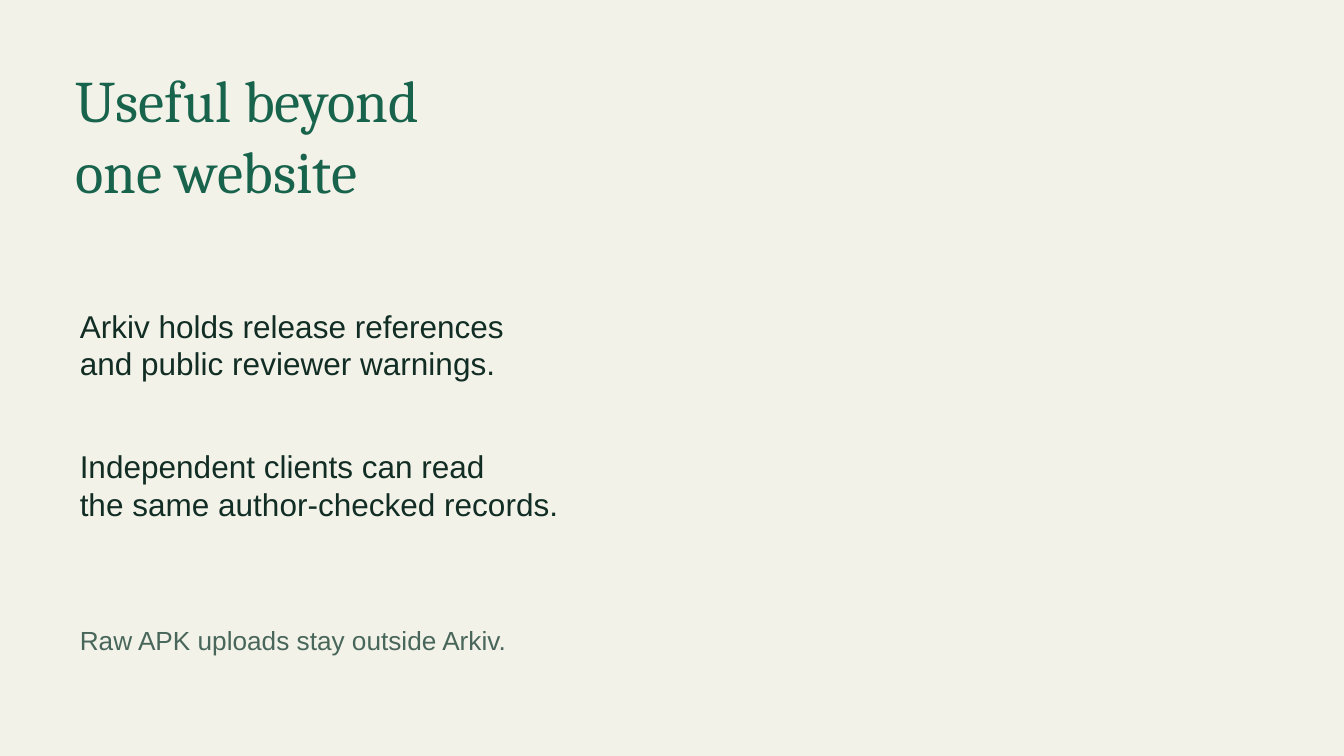
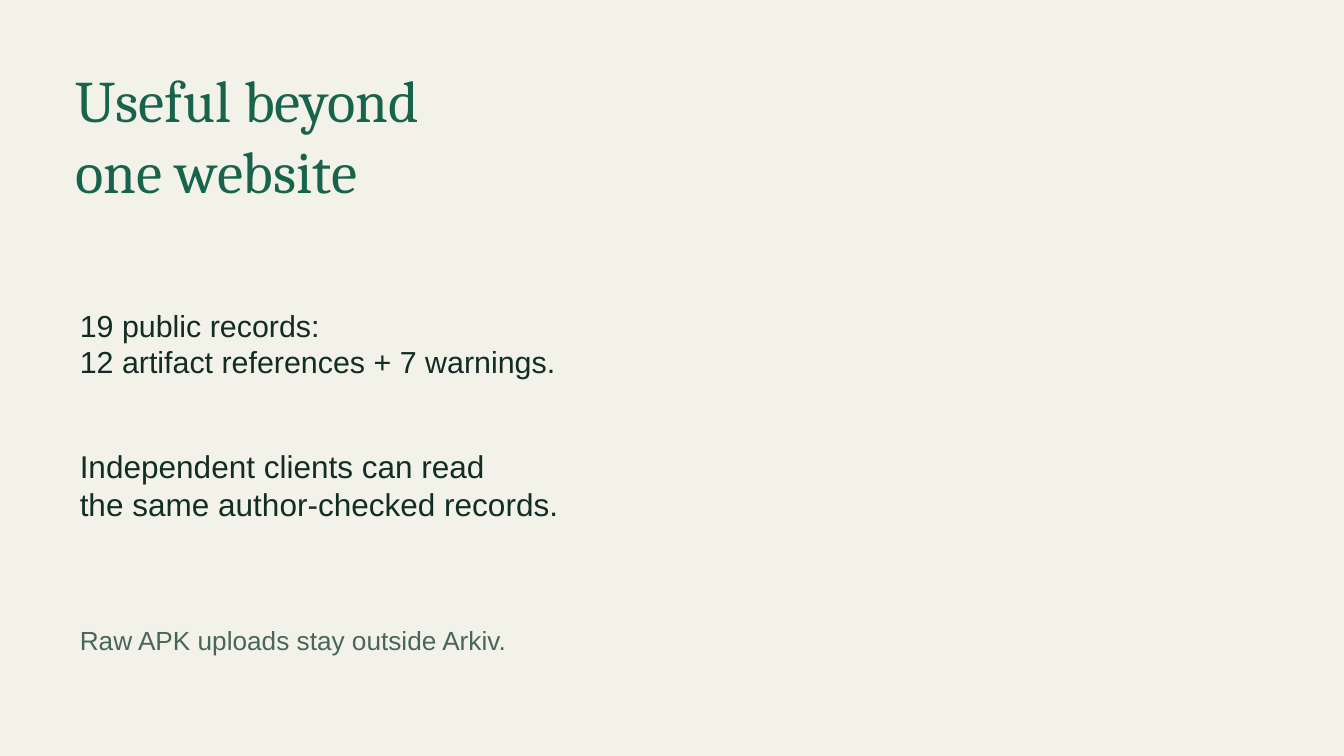
Before and after one commit to AjnasNB/scamsignal, a slide deck: slide 4 of media/deck/scamsignal-pitch-deck.pptx. Drawn at 1344x756 pixels with LibreOffice and Linux fonts; fonts in the diff are those of the drawing; background and template pictures are left out. Boxes give left, top, right and bottom in pixels: in the first picture for what was removed or moved away, otherwise in the second. Text is boxed around its words. In the diff, an @@ line names an element or a change of style, - is before the commit and + after.

```diff
--- a/media/deck/scamsignal-pitch-deck.pptx
+++ b/media/deck/scamsignal-pitch-deck.pptx
@@ text at (80, 315, 555, 379): text changed; size 22.5 to 21.8 pt @@
-Arkiv holds release references
-and public reviewer warnings.
+19 public records:
+12 artifact references + 7 warnings.
```
Also in this commit, not shown: 2 other slides changed, 2 slides added, 1 slide removed, 13 other files.
